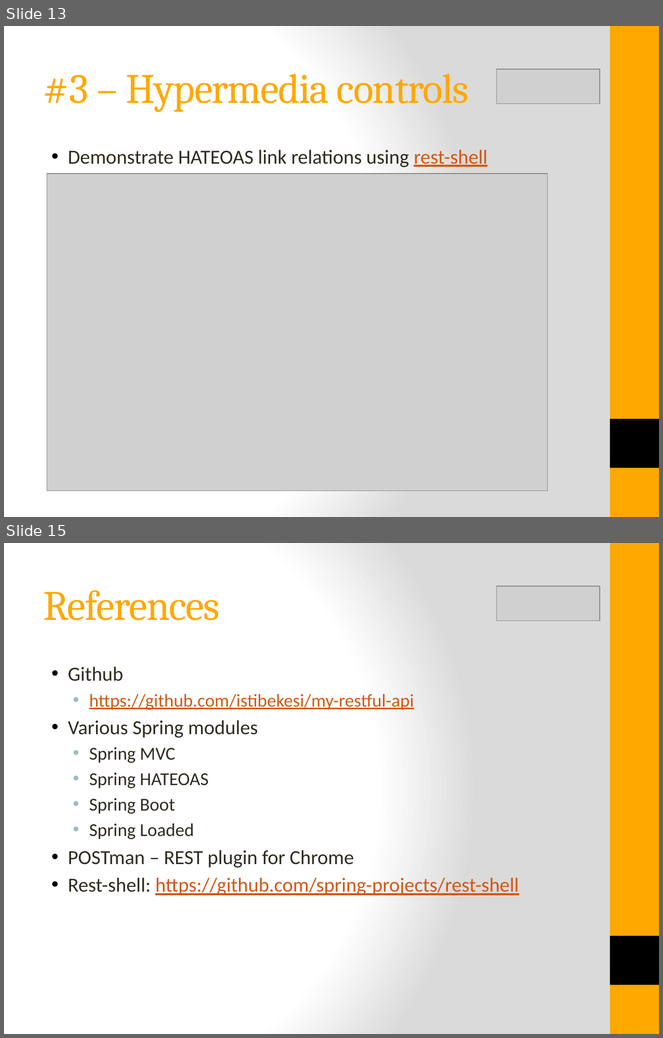
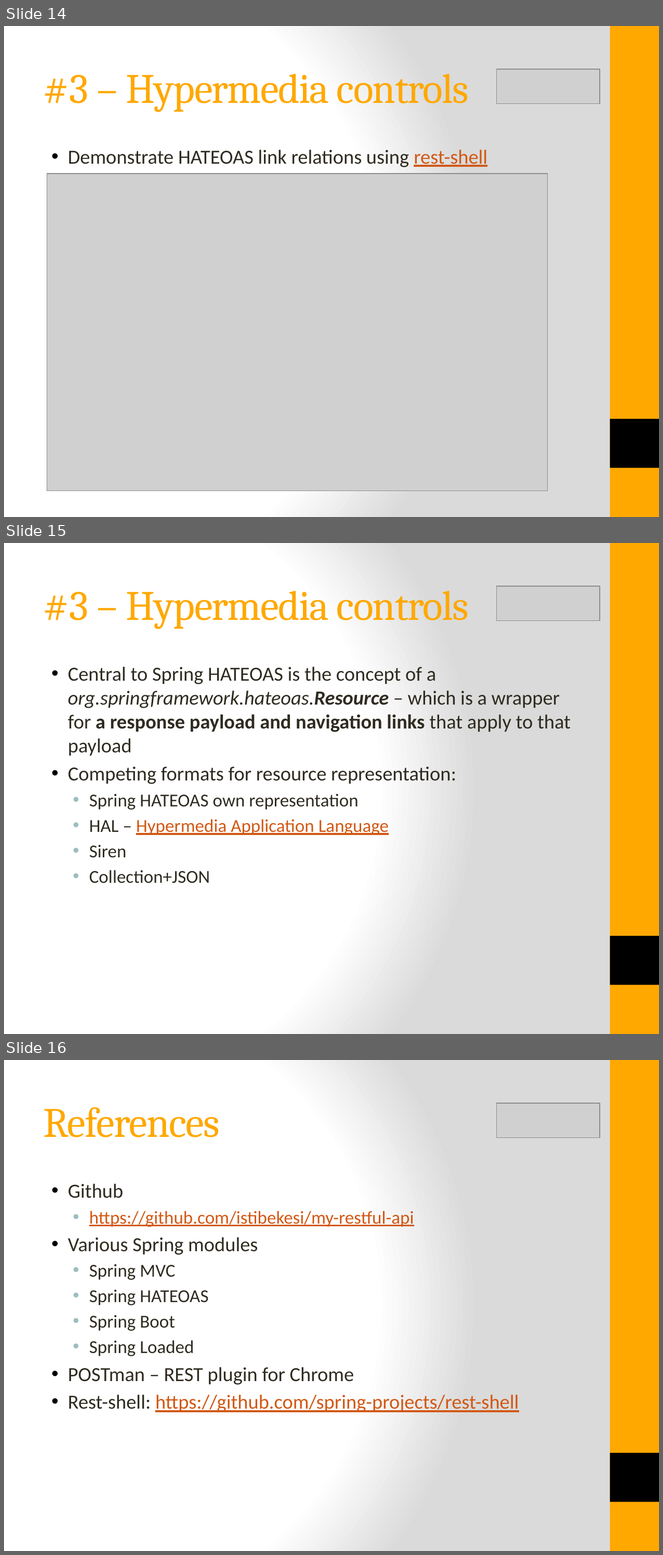
Before and after one commit to istibekesi/my-restful-api, a slide deck: doc/RESTful API Design.pptx. Shown one above the other, each under a label of ours: slides 13 and 15 before the commit, slides 14, 15 and 16 after it; the slides between them are not shown. The pictures are 663x1038 and 663x1555 pixels, drawn with LibreOffice and Linux fonts; fonts in the diff are those of the drawing; grey boxes stand for pictures. Boxes give left, top, right and bottom in pixels: in the first picture for what was removed or moved away, otherwise in the second. Text is boxed around its words. In the diff, an @@ line names an element or a change of style, - is before the commit and + after.

```diff
--- a/doc/RESTful API Design.pptx
+++ b/doc/RESTful API Design.pptx
@@ slide 15 added at (4, 543, 659, 1034), background gradient #FFFFFF to #DADADA; not listed: 2 template elements that a slide beside it also shows @@
@@ picture added at (497, 586, 599, 621) @@
@@ title added at (44, 591, 469, 629), 46 pt, text #FFA800 @@
+#3 – Hypermedia controls
@@ text added at (68, 667, 571, 884), 22 pt, text #2F2B20 @@
+• Central to Spring HATEOAS is the concept of a org.springframework.hateoas.Resource – which is a wrapper for a response payload and navigation links that apply to that payload
+• Competing formats for resource representation:
+  • Spring HATEOAS own representation
+  • HAL – Hypermedia Application Language
+  • Siren
+  • Collection+JSON
@@ what was slide 13 is now slide 14 @@
@@ what was slide 15 is now slide 16 @@
```
Also in this commit, not shown: 1 slide changed, 3 other files.
